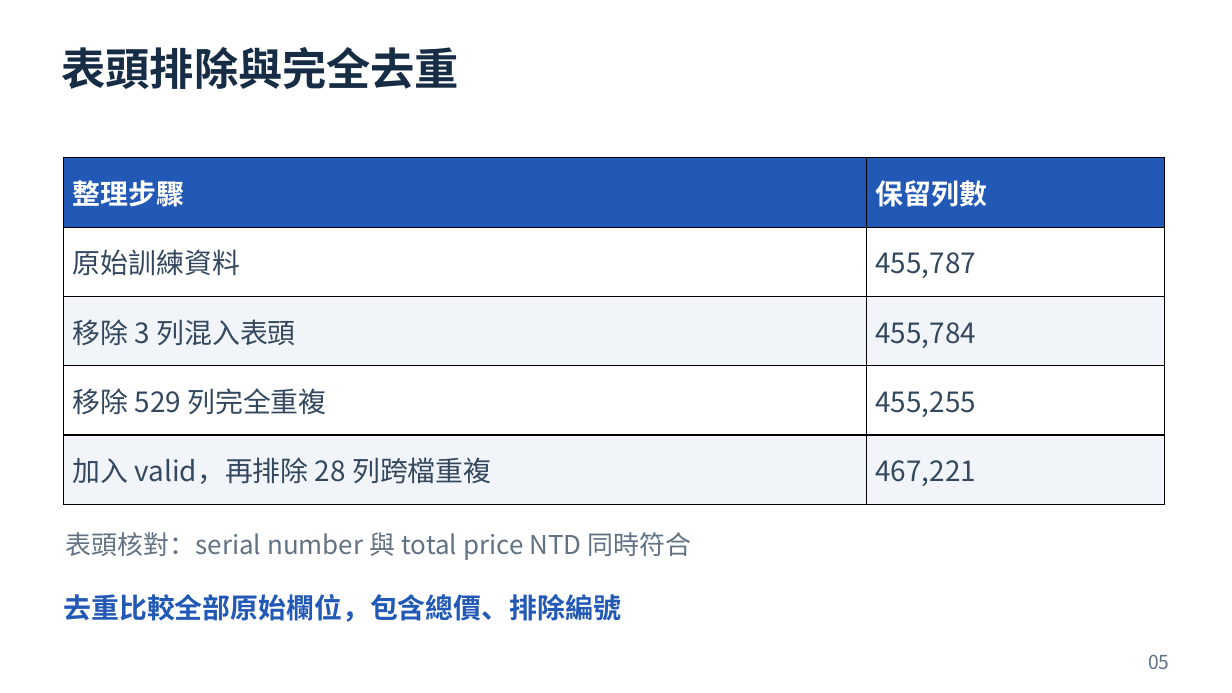
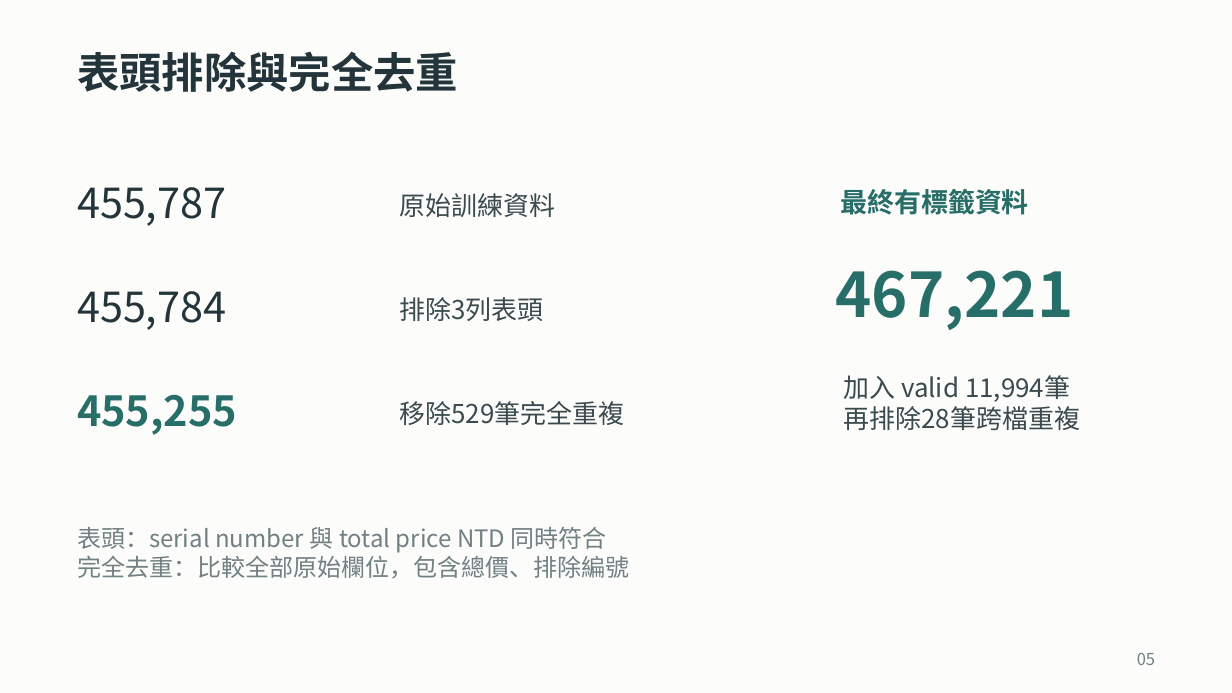
Before and after one commit to ziyi930108/nycu-house-price-regression, a slide deck: slide 5 of teaching/final_presentation/台灣房屋銷售價格預測挑戰賽_上台簡報.pptx. Drawn at 1232x693 pixels with LibreOffice and Linux fonts; fonts in the diff are those of the drawing. Boxes give left, top, right and bottom in pixels: in the first picture for what was removed or moved away, otherwise in the second. Text is boxed around its words. In the diff, an @@ line names an element or a change of style, - is before the commit and + after.

```diff
--- a/teaching/final_presentation/台灣房屋銷售價格預測挑戰賽_上台簡報.pptx
+++ b/teaching/final_presentation/台灣房屋銷售價格預測挑戰賽_上台簡報.pptx
@@ background #FFFFFF to #FCFCFA @@
@@ text "表頭排除與完全去重" moved from (x1=62, y1=47, x2=460, y2=89) to (x1=77, y1=51, x2=458, y2=92) @@
@@ text "表頭排除與完全去重" at (x1=77, y1=51, x2=458, y2=92): size 34.5 to 33 pt, text colour #172C45 to #23343A @@
@@ table removed at (x1=64, y1=158, x2=1165, y2=505), 5 rows, 2 columns @@
-整理步驟 | 保留列數
-原始訓練資料 | 455,787
-移除 3 列混入表頭 | 455,784
-移除 529 列完全重複 | 455,255
-加入 valid，再排除 28 列跨檔重複 | 467,221
@@ text added at (x1=77, y1=187, x2=226, y2=226), 32.2 pt, text #23343A @@
+455,787
@@ text added at (x1=399, y1=193, x2=555, y2=217), 20.2 pt, text #3A4A4E @@
+原始訓練資料
@@ text added at (x1=840, y1=189, x2=1029, y2=215), 21 pt, text #276E68, bold @@
+最終有標籤資料
@@ text added at (x1=77, y1=291, x2=226, y2=330), 32.2 pt, text #23343A @@
+455,784
@@ text added at (x1=399, y1=297, x2=543, y2=321), 20.2 pt, text #3A4A4E @@
+排除3列表頭
@@ text added at (x1=835, y1=270, x2=1073, y2=330), 48 pt, text #276E68, bold @@
+467,221
@@ text added at (x1=843, y1=375, x2=1080, y2=430), 20.2 pt, text #3A4A4E @@
+加入 valid 11,994筆
+再排除28筆跨檔重複
@@ text added at (x1=77, y1=394, x2=237, y2=435), 32.2 pt, text #276E68, bold @@
+455,255
@@ text added at (x1=399, y1=401, x2=624, y2=425), 20.2 pt, text #3A4A4E @@
+移除529筆完全重複
@@ text removed at (x1=65, y1=532, x2=692, y2=560) @@
-表頭核對：serial number 與 total price NTD 同時符合
@@ text at (x1=77, y1=527, x2=629, y2=578): text changed; size 21.8 to 18.8 pt; text colour #2259B6 to #718082; bold off @@
-去重比較全部原始欄位，包含總價、排除編號
+表頭：serial number 與 total price NTD 同時符合
+完全去重：比較全部原始欄位，包含總價、排除編號
@@ text "05" at (x1=1137, y1=653, x2=1155, y2=665): size 15 to 12.8 pt, text colour #617285 to #718082 @@
```
Also in this commit, not shown: 23 other slides changed, 37 other files.
